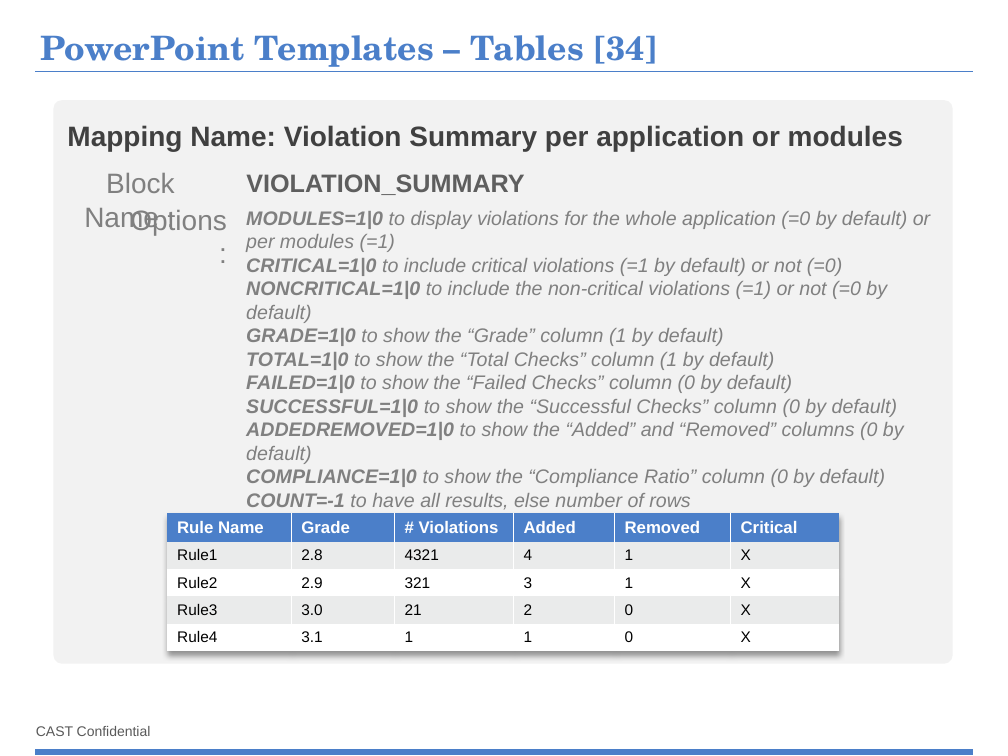
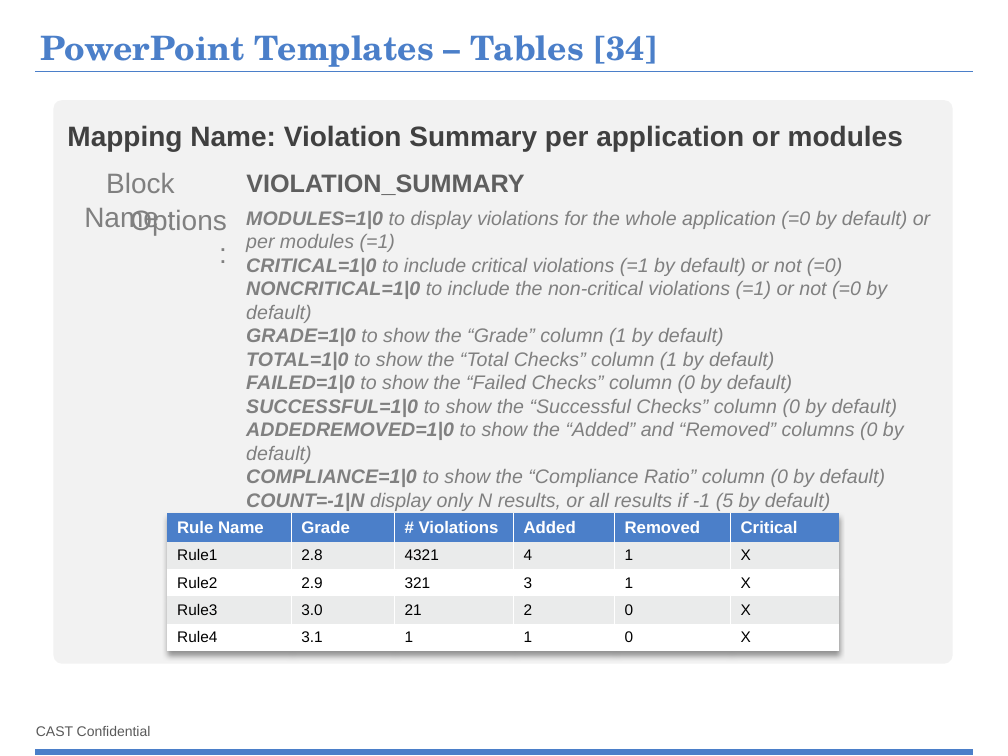
Before and after one commit to CAST-projects/ReportGenerator, a slide deck: slide 62 of CastReporting.Reporting/TemplatesFiles/1- Powerpoint-components-library.pptx. Drawn at 1008x756 pixels with LibreOffice and Linux fonts; fonts in the diff are those of the drawing; background and template pictures are left out. Boxes give left, top, right and bottom in pixels: in the first picture for what was removed or moved away, otherwise in the second. Text is boxed around its words. In the diff, an @@ line names an element or a change of style, - is before the commit and + after.

```diff
--- a/CastReporting.Reporting/TemplatesFiles/1- Powerpoint-components-library.pptx
+++ b/CastReporting.Reporting/TemplatesFiles/1- Powerpoint-components-library.pptx
@@ text at (x1=246, y1=493, x2=830, y2=511): text changed @@
-COUNT=-1 to have all results, else number of rows
+COUNT=-1|N display only N results, or all results if -1 (5 by default)
```
Also in this commit, not shown: 2 other slides changed, 4 other files.
